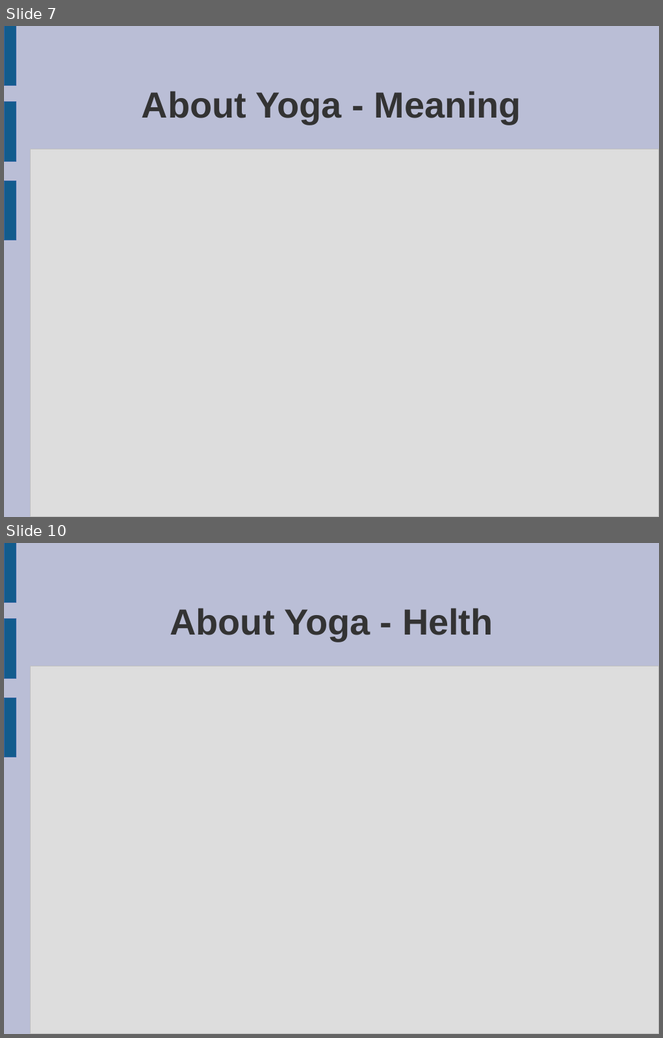
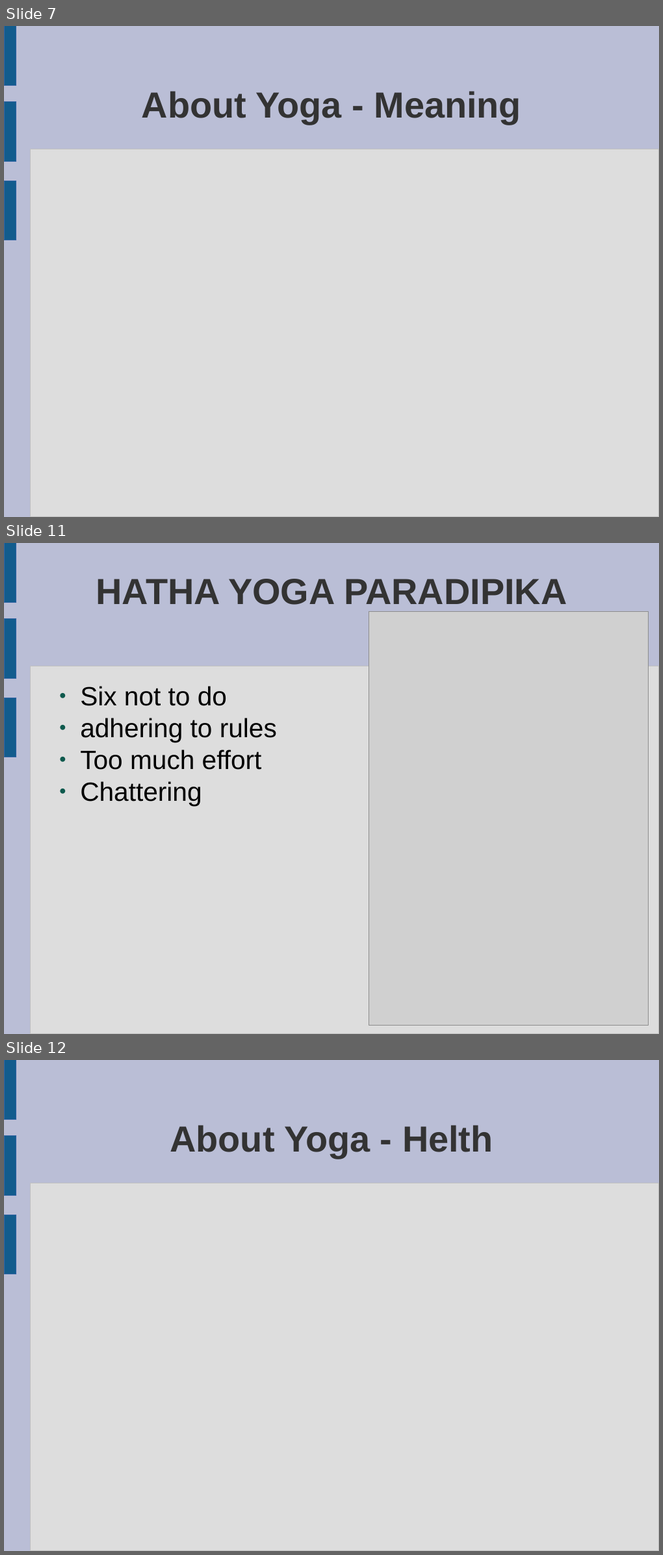
Before and after one commit to peterborkuti/english, a slide deck: yoga_01.odp. Shown one above the other, each under a label of ours: slides 7 and 10 before the commit, slides 7, 11 and 12 after it; the slides between them are not shown. The pictures are 663x1038 and 663x1555 pixels, drawn with LibreOffice and Linux fonts; fonts in the diff are those of the drawing; grey boxes stand for pictures. Boxes give left, top, right and bottom in pixels: in the first picture for what was removed or moved away, otherwise in the second. Text is boxed around its words. In the diff, an @@ line names an element or a change of style, - is before the commit and + after.

```diff
--- a/yoga_01.odp
+++ b/yoga_01.odp
@@ slide 11 added at (4, 543, 659, 1034), background #BABED6; not listed: 4 template elements that a slide beside it also shows @@
@@ title added at (96, 579, 567, 605), 44 pt, text #333333, bold @@
+HATHA YOGA PARADIPIKA
@@ picture added at (369, 611, 649, 1026) @@
@@ text added at (80, 686, 277, 806), 32 pt, text #000000 @@
+● Six not to do
+● adhering to rules
+● Too much effort
+● Chattering
@@ what was slide 10 is now slide 12 @@
```
Also in this commit, not shown: 3 slides changed, 1 other slide added.
